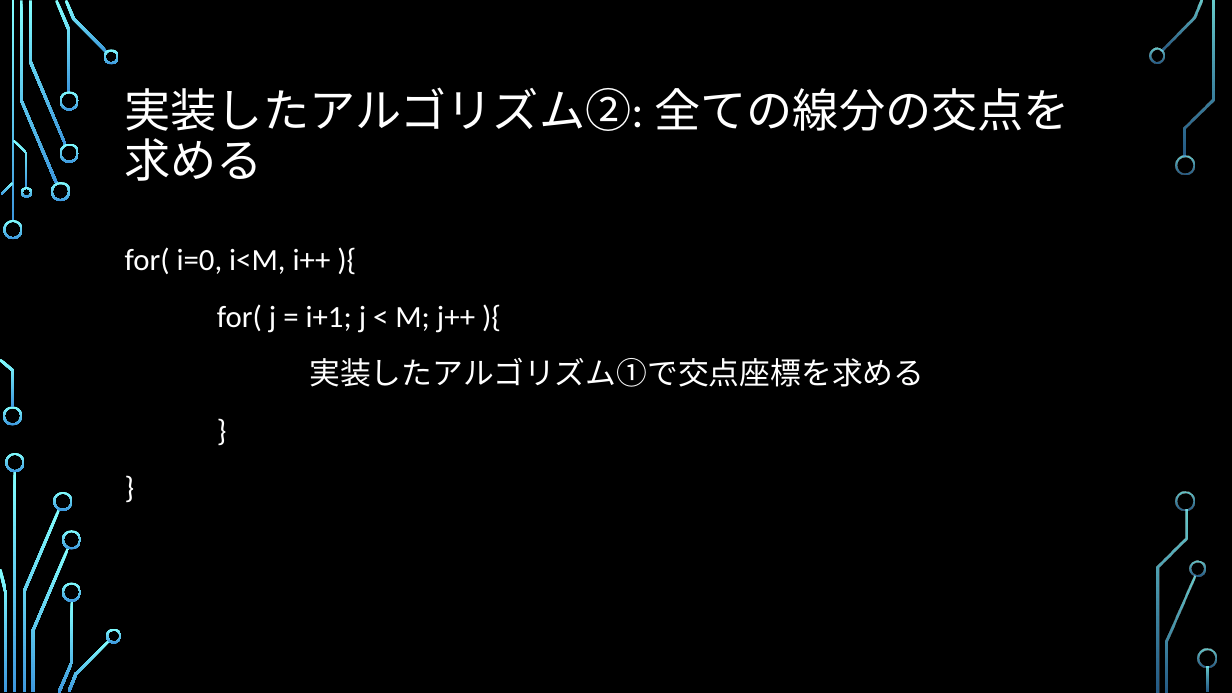
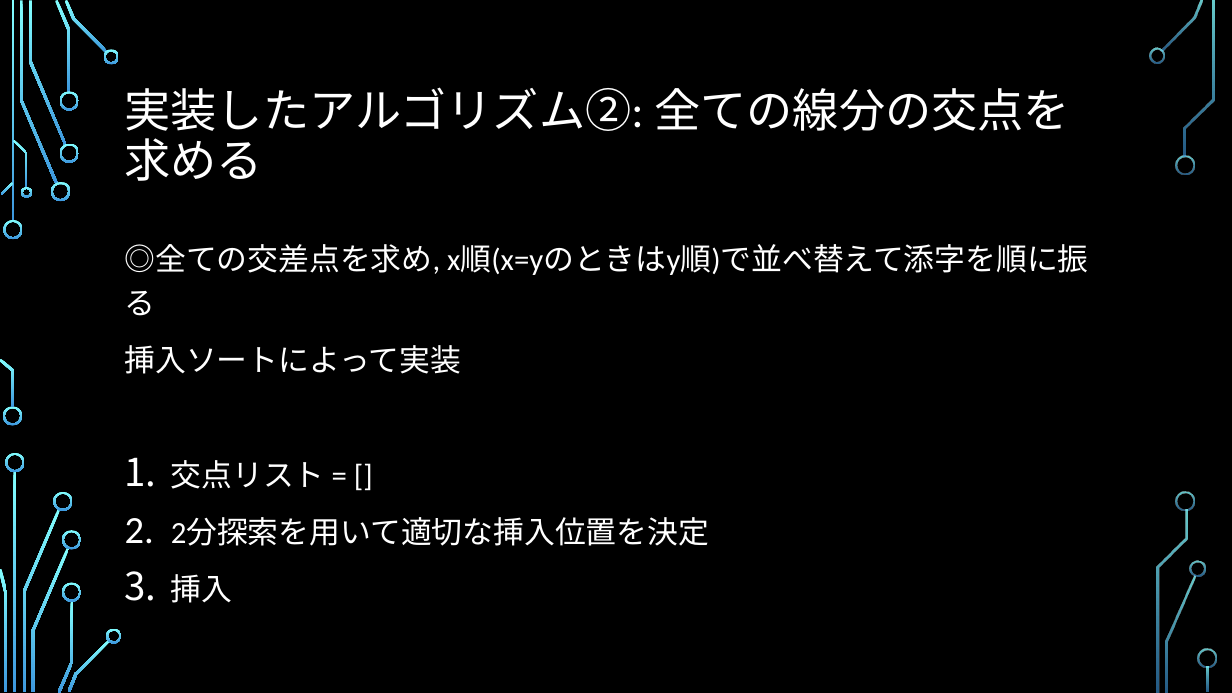
Before and after one commit to ie03-aizu-2019/ie03project-skys, a slide deck: slide 6 of Reports/Midterm.pptx (slide 7 before the commit). Drawn at 1232x693 pixels with LibreOffice and Linux fonts; fonts in the diff are those of the drawing; background and template pictures are left out. Boxes give left, top, right and bottom in pixels: in the first picture for what was removed or moved away, otherwise in the second. Text is boxed around its words. In the diff, an @@ line names an element or a change of style, - is before the commit and + after.

```diff
--- a/Reports/Midterm.pptx
+++ b/Reports/Midterm.pptx
@@ text at <box>125,244,1089,603</box>: text changed @@
-for( i=0, i<M, i++ ){
-for( j = i+1; j < M; j++ ){
-実装したアルゴリズム①で交点座標を求める
-}
-}
+◎全ての交差点を求め, x順(x=yのときはy順)で並べ替えて添字を順に振る
+挿入ソートによって実装
+1. 交点リスト = []
+2. 2分探索を用いて適切な挿入位置を決定
+3. 挿入
```
Also in this commit, not shown: 3 other slides changed.
